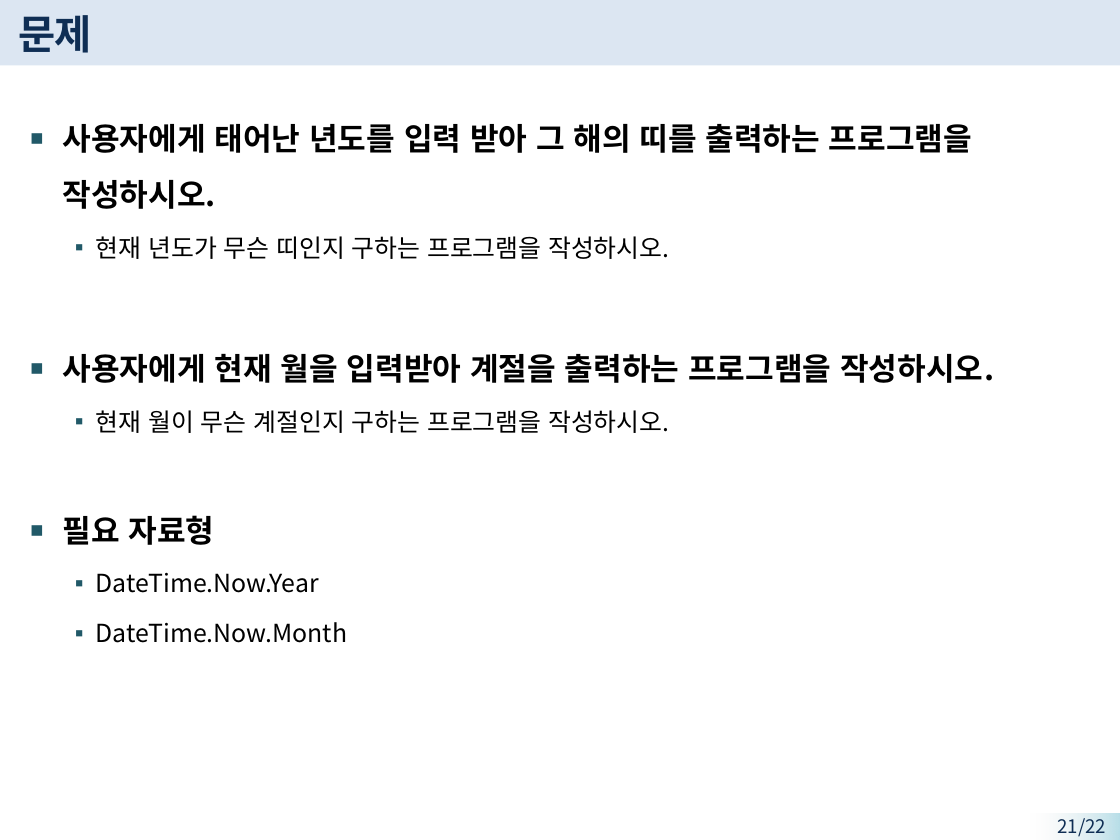
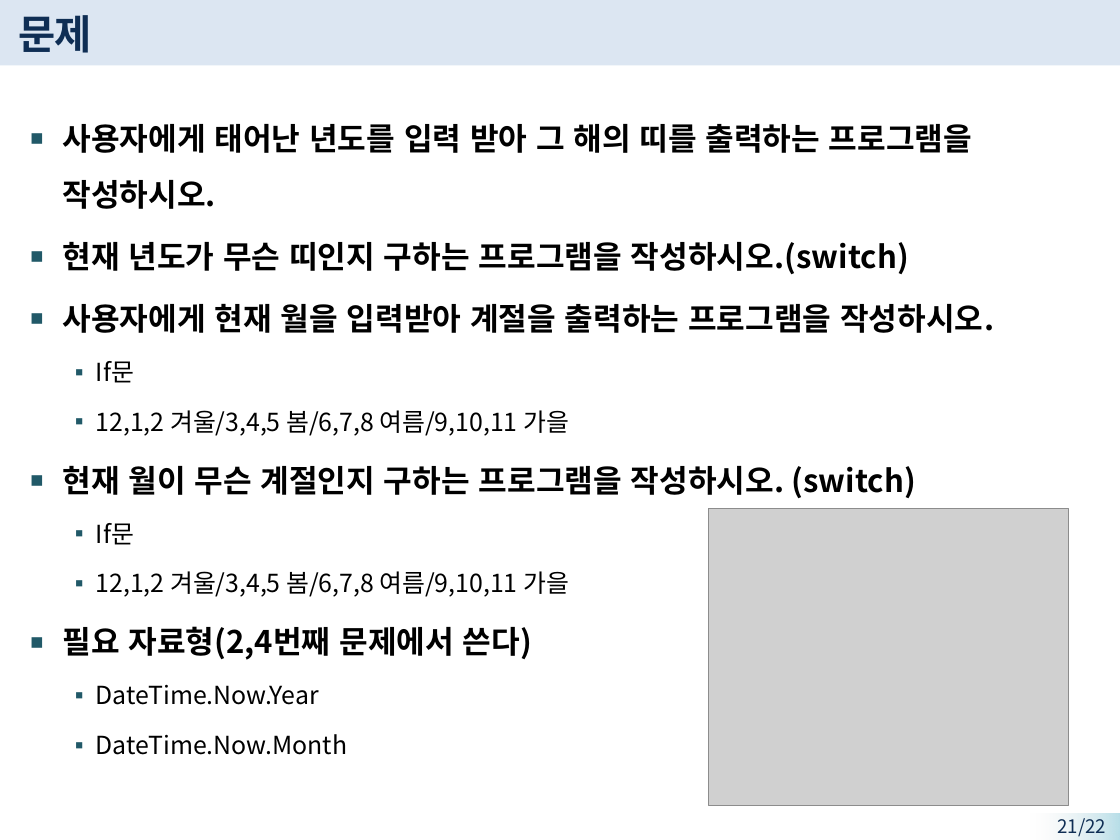
Before and after one commit to DongJoonLeeDJ/20220422_AI6, a slide deck: slide 21 of djlee/CSharp/씨샵/실제 강의시 사용한 자료들/1_2_3/3단원_조건문.pptx. Drawn at 1120x840 pixels with LibreOffice and Linux fonts; fonts in the diff are those of the drawing; grey boxes stand for pictures. Boxes give left, top, right and bottom in pixels: in the first picture for what was removed or moved away, otherwise in the second. Text is boxed around its words. In the diff, an @@ line names an element or a change of style, - is before the commit and + after.

```diff
--- a/djlee/CSharp/씨샵/실제 강의시 사용한 자료들/1_2_3/3단원_조건문.pptx
+++ b/djlee/CSharp/씨샵/실제 강의시 사용한 자료들/1_2_3/3단원_조건문.pptx
@@ text at (x1=63, y1=242, x2=909, y2=274): text changed; size 16 to 20 pt; bold on @@
-  ▪ 현재 년도가 무슨 띠인지 구하는 프로그램을 작성하시오.
+■ 현재 년도가 무슨 띠인지 구하는 프로그램을 작성하시오.(switch)
@@ text at (x1=63, y1=361, x2=916, y2=660): text changed @@
-  ▪ 현재 월이 무슨 계절인지 구하는 프로그램을 작성하시오.
-■ 필요 자료형
+  ▪ If문
+  ▪ 12,1,2 겨울/3,4,5 봄/6,7,8 여름/9,10,11 가을
+■ 현재 월이 무슨 계절인지 구하는 프로그램을 작성하시오. (switch)
+  ▪ If문
+  ▪ 12,1,2 겨울/3,4,5 봄/6,7,8 여름/9,10,11 가을
+■ 필요 자료형(2,4번째 문제에서 쓴다)
@@ picture added at (x1=709, y1=508, x2=1068, y2=806) @@
```
